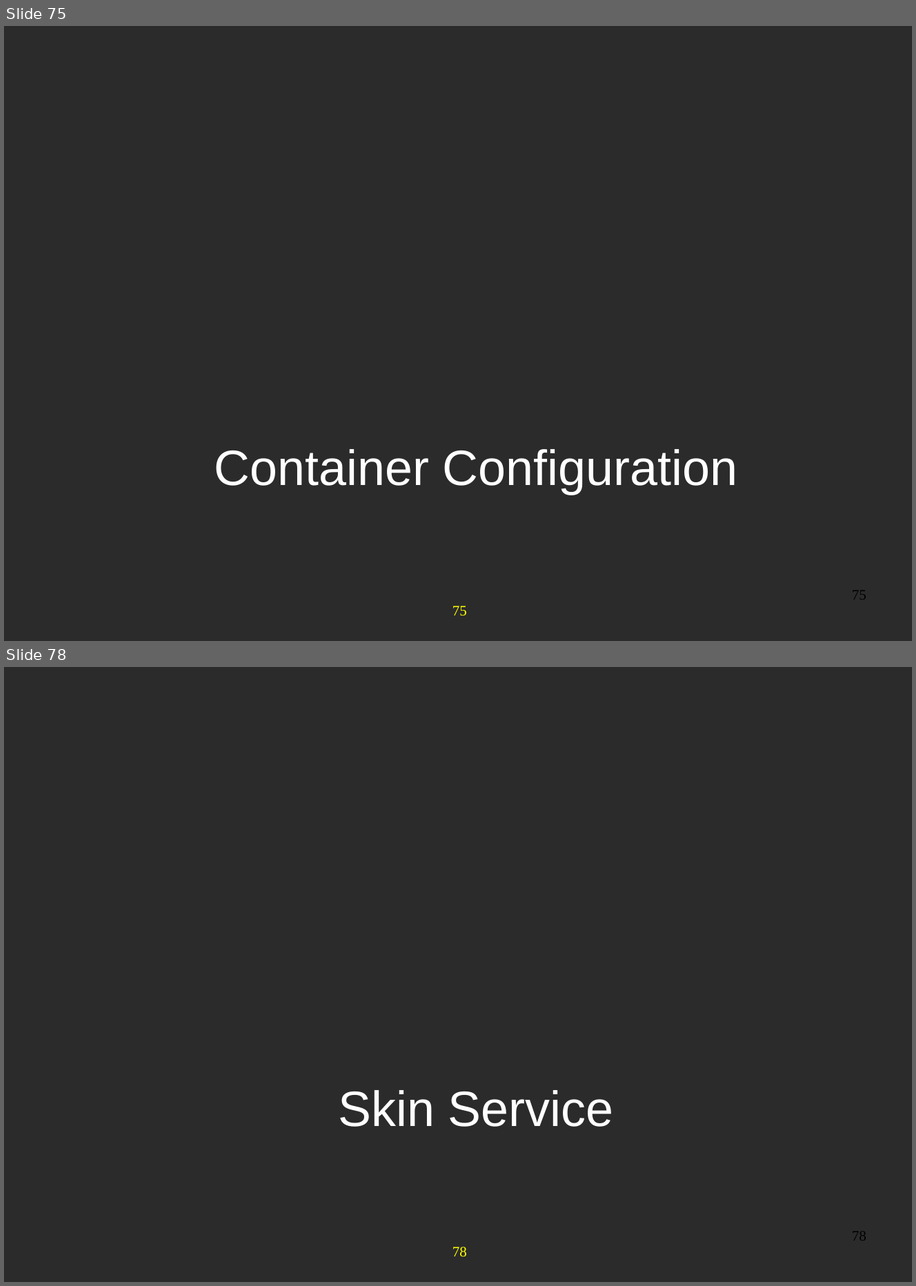
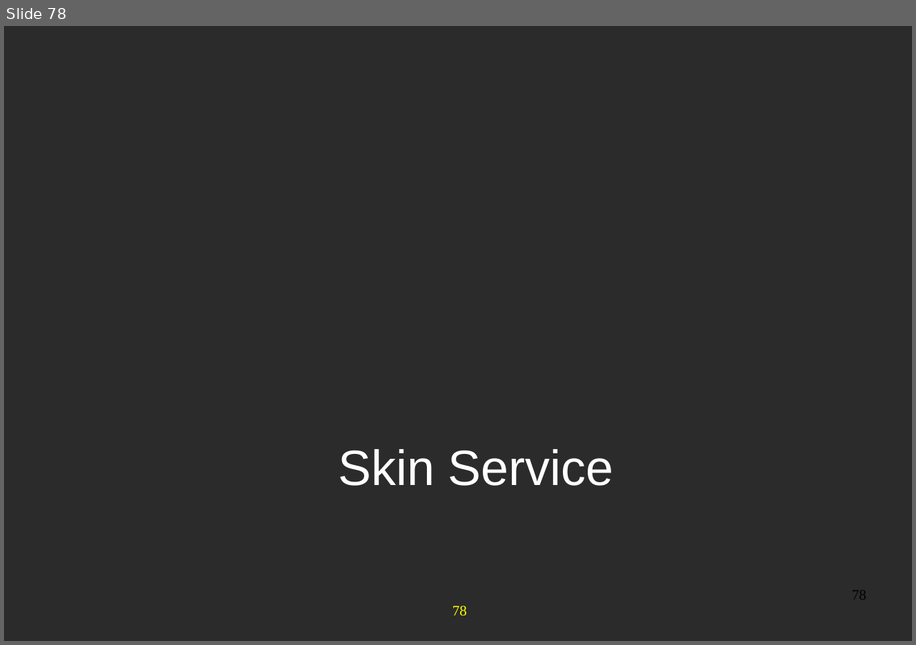
Before and after one commit to anhvurz90/training, a slide deck: exo-developer/210-configuration/slides/210-Portal-configuration-XDev-en.ppt. Shown one above the other, each under a label of ours: slides 75 and 78 before the commit, slide 78 after it; the slides between them are not shown. The pictures are 916x1286 and 916x645 pixels, drawn with LibreOffice and Linux fonts; fonts in the diff are those of the drawing; background and template pictures are left out; a plain dark background stands for a picture behind light text. Boxes give left, top, right and bottom in pixels: in the first picture for what was removed or moved away, otherwise in the second. Text is boxed around its words. In the diff, an @@ line names an element or a change of style, - is before the commit and + after.

```diff
--- a/exo-developer/210-configuration/slides/210-Portal-configuration-XDev-en.ppt
+++ b/exo-developer/210-configuration/slides/210-Portal-configuration-XDev-en.ppt
@@ slide 75 removed at bbox=[4, 26, 912, 641], background picture (left out); not listed: 1 template element that a slide beside it also shows @@
@@ text removed at bbox=[214, 449, 737, 495] @@
-Container Configuration
@@ page number removed at bbox=[852, 590, 866, 599] @@
-75
```
Also in this commit, not shown: 9 slides changed, 2 slides added, 1 other slide removed.
